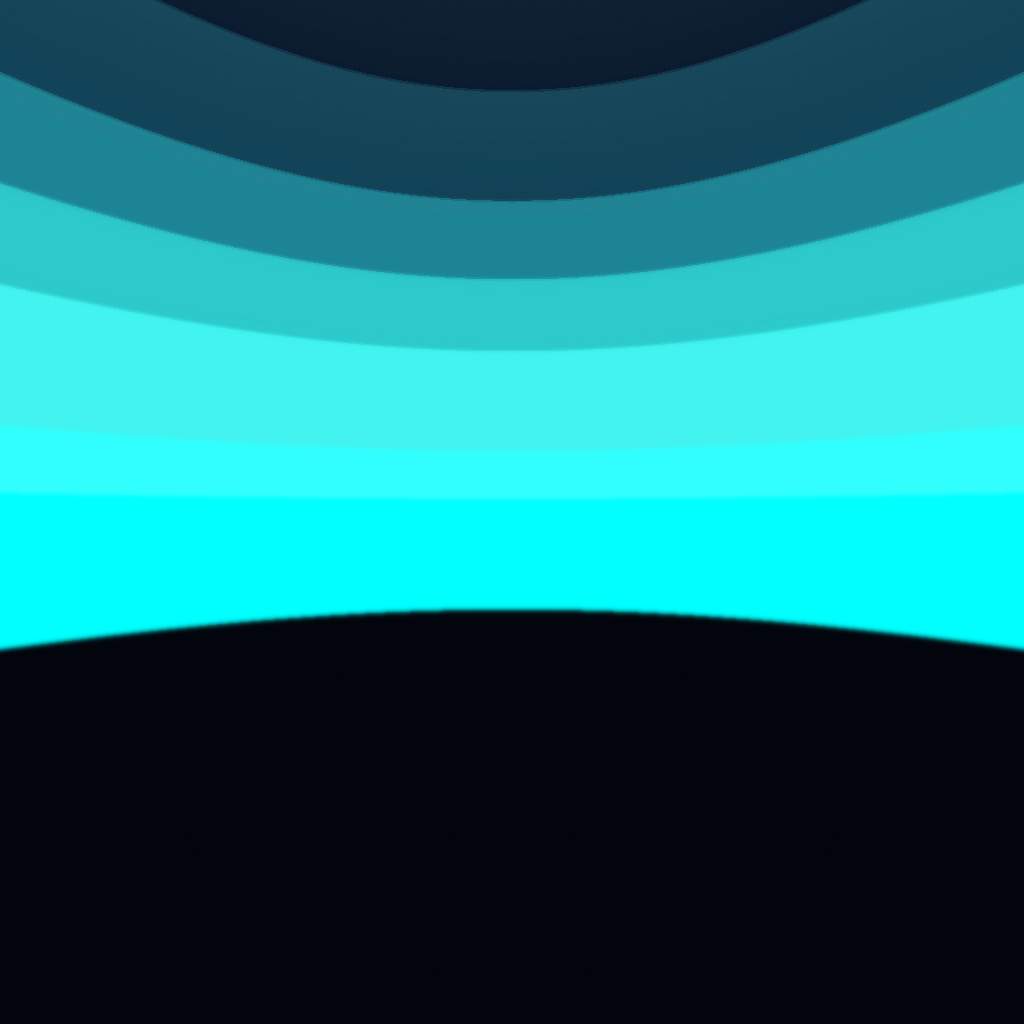
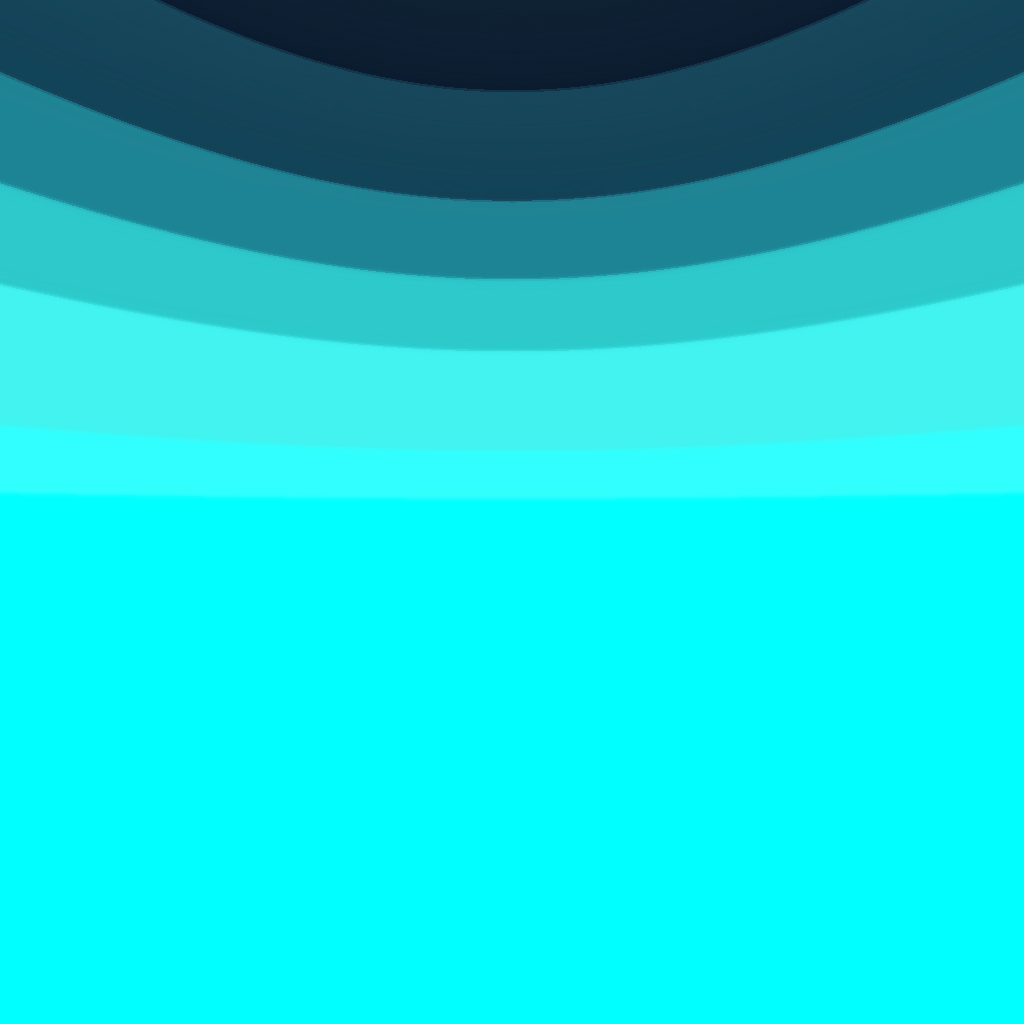
Layered file, before and after one edit (1024x1024). Changes by layer:
added layer "Layer 3" above "Background copy" over [0, 604, 1024, 1024]
